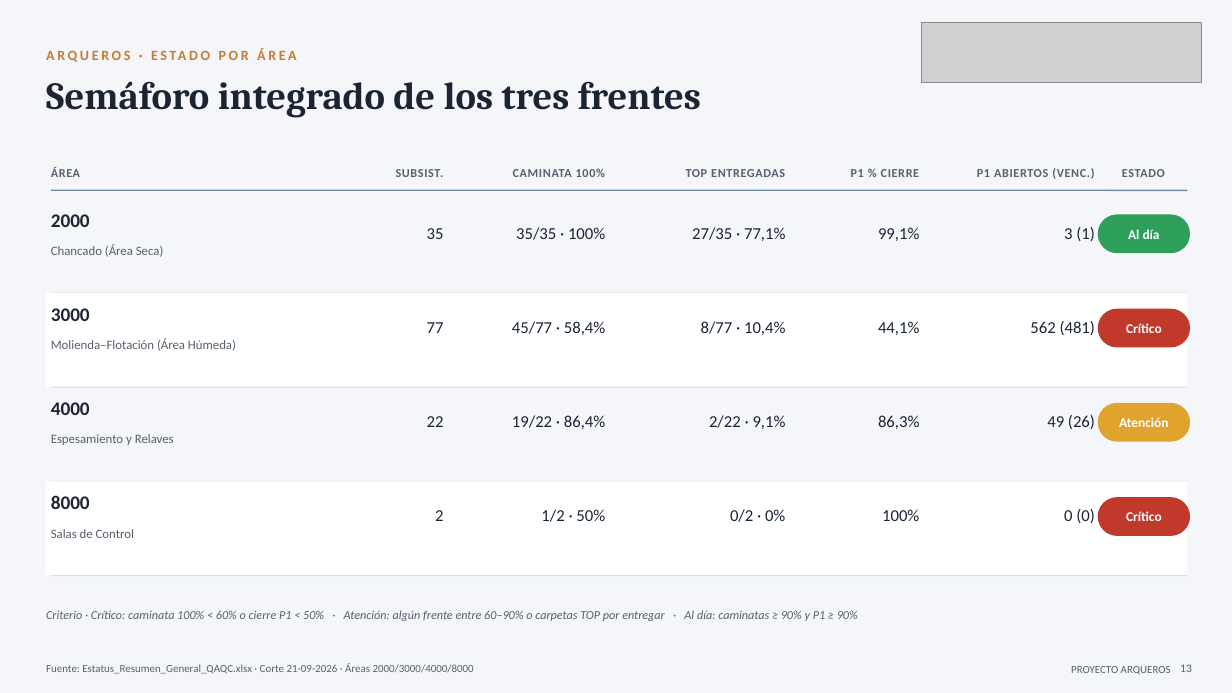
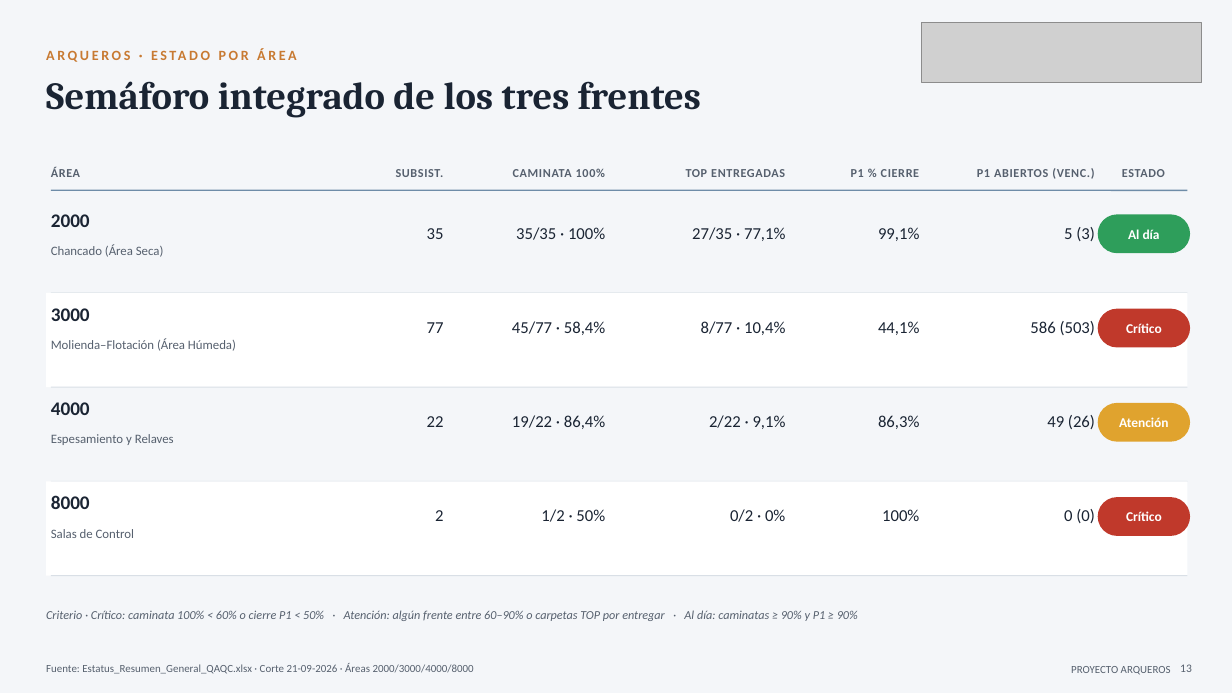
Before and after one commit to tdkvalex/Dashboard-HSEQ, a slide deck: slide 13 of panel_control_TOP_P1/Panel_Control_TOP_P1.pptx. Drawn at 1232x693 pixels with LibreOffice and Linux fonts; fonts in the diff are those of the drawing; grey boxes stand for pictures. Boxes give left, top, right and bottom in pixels: in the first picture for what was removed or moved away, otherwise in the second. Text is boxed around its words. In the diff, an @@ line names an element or a change of style, - is before the commit and + after.

```diff
--- a/panel_control_TOP_P1/Panel_Control_TOP_P1.pptx
+++ b/panel_control_TOP_P1/Panel_Control_TOP_P1.pptx
@@ text at (x1=1064, y1=227, x2=1095, y2=241): text changed @@
-3 (1)
+5 (3)
@@ text at (x1=1030, y1=321, x2=1095, y2=335): text changed @@
-562 (481)
+586 (503)
```
Also in this commit, not shown: 3 other slides changed, 6 other files.
